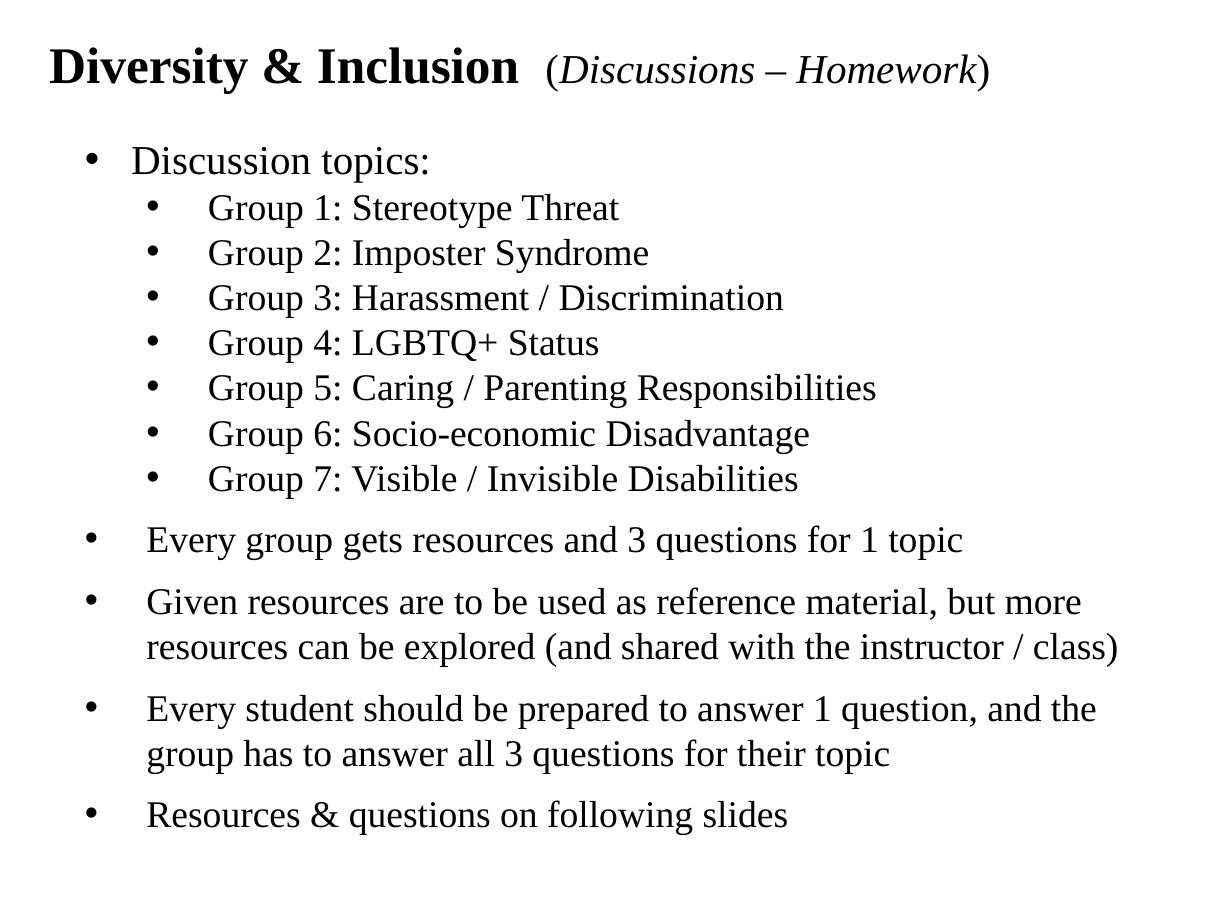
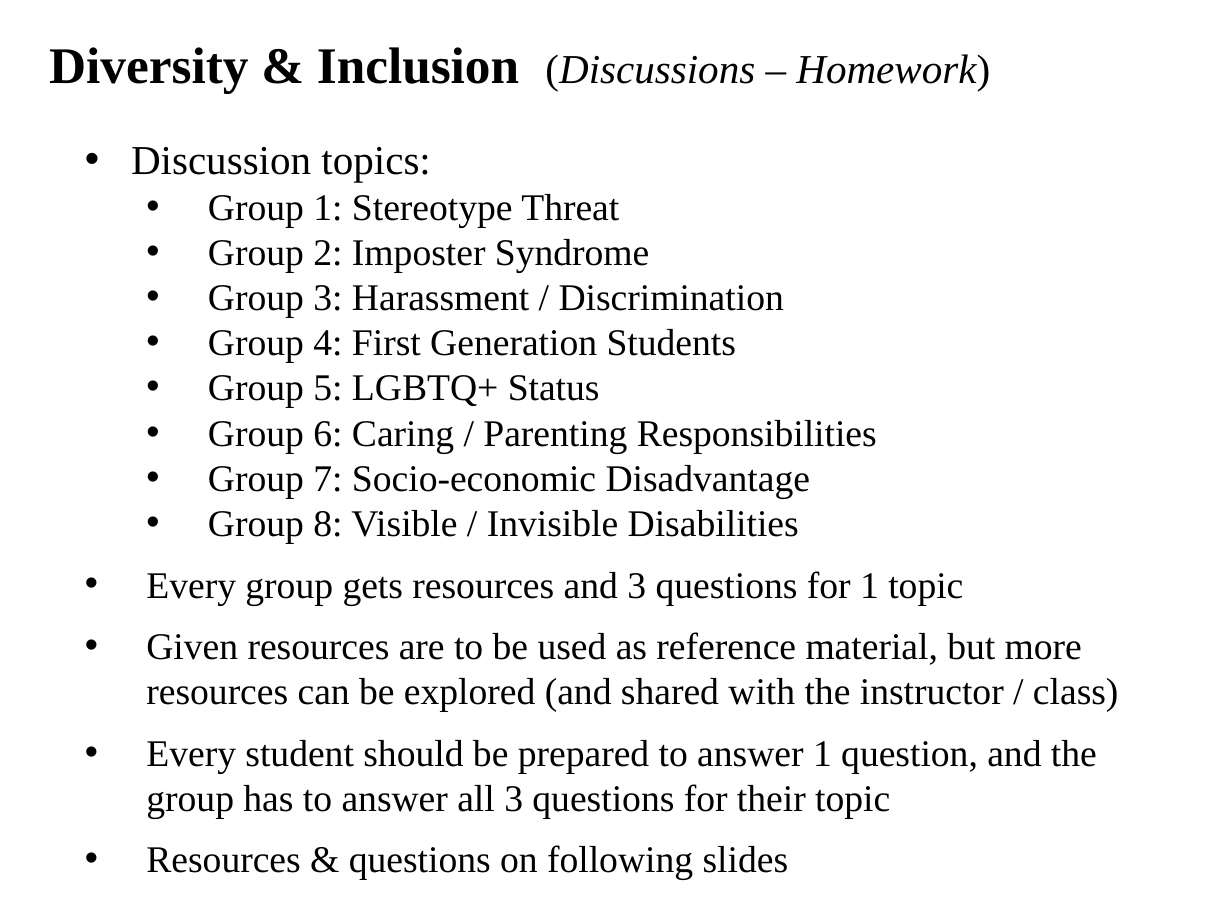
Before and after one commit to ajvanderhorst/PhysicsCapstoneGW, a slide deck: slide 17 of Slides/Class13.pptx (slide 14 before the commit). Drawn at 1232x924 pixels with LibreOffice and Linux fonts; fonts in the diff are those of the drawing. Boxes give left, top, right and bottom in pixels: in the first picture for what was removed or moved away, otherwise in the second. Text is boxed around its words. In the diff, an @@ line names an element or a change of style, - is before the commit and + after.

```diff
--- a/Slides/Class13.pptx
+++ b/Slides/Class13.pptx
@@ text at <box>208,329,877,544</box>: text changed @@
-  • Group 4: LGBTQ+ Status
-  • Group 5: Caring / Parenting Responsibilities
-  • Group 6: Socio-economic Disadvantage
-  • Group 7: Visible / Invisible Disabilities
+  • Group 4: First Generation Students
+  • Group 5: LGBTQ+ Status
+  • Group 6: Caring / Parenting Responsibilities
+  • Group 7: Socio-economic Disadvantage
+  • Group 8: Visible / Invisible Disabilities
```
Also in this commit, not shown: 10 other slides changed, 4 slides added, 15 other files.
